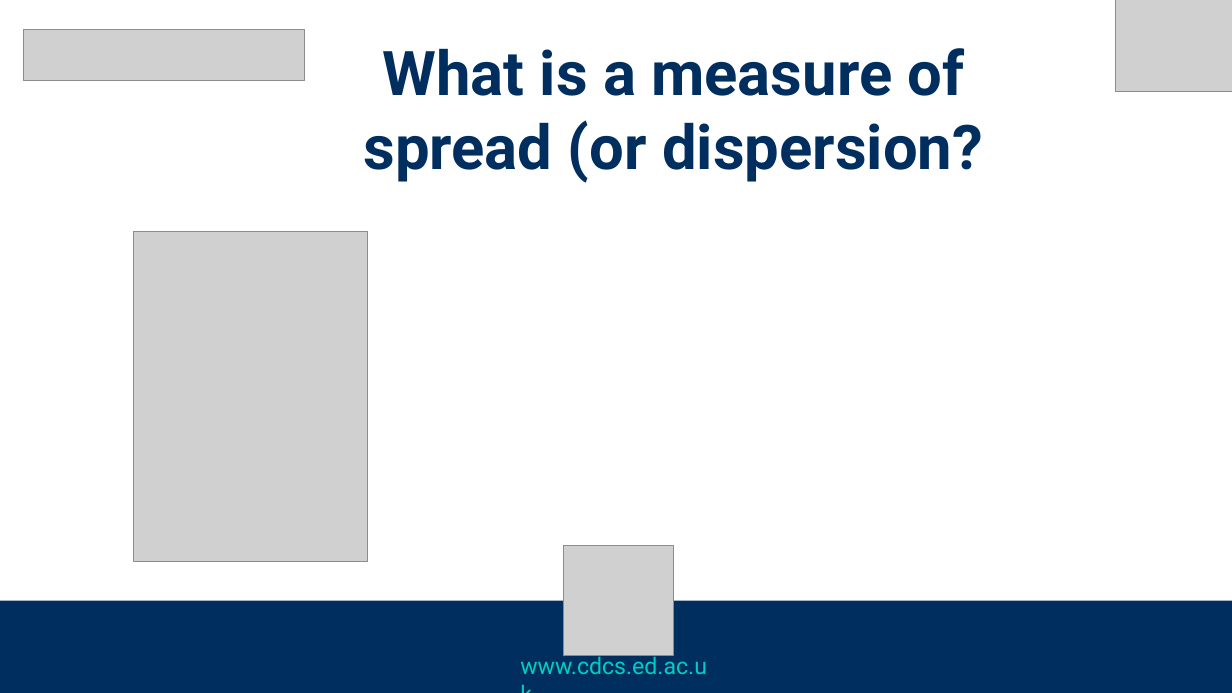
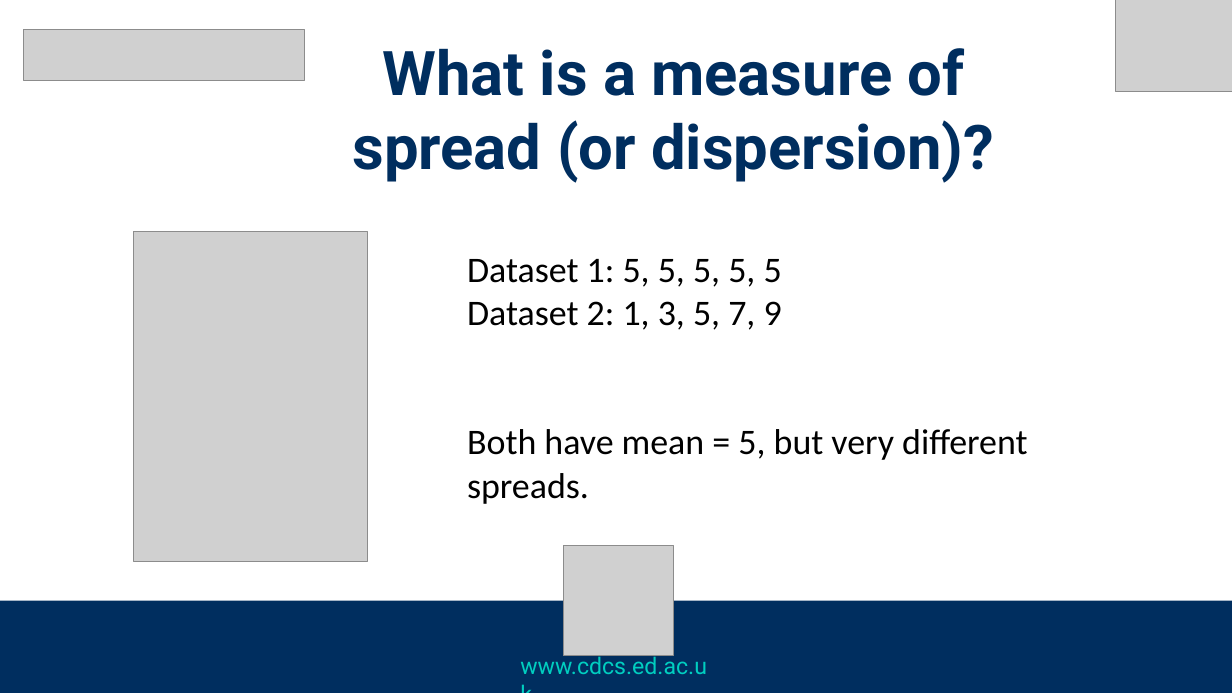
Before and after one commit to DCS-training/IntroToStatistics_2023, a slide deck: slide 10 of Slides_DescriptiveStatistics.pptx (slide 9 before the commit). Drawn at 1232x693 pixels with LibreOffice and Linux fonts; fonts in the diff are those of the drawing; grey boxes stand for pictures. Boxes give left, top, right and bottom in pixels: in the first picture for what was removed or moved away, otherwise in the second. Text is boxed around its words. In the diff, an @@ line names an element or a change of style, - is before the commit and + after.

```diff
--- a/Slides_DescriptiveStatistics.pptx
+++ b/Slides_DescriptiveStatistics.pptx
@@ text at (353, 48, 994, 183): text changed @@
-What is a measure of spread (or dispersion?
+What is a measure of spread (or dispersion)?
@@ text added at (467, 259, 1027, 504), 28 pt, text #000000 @@
+Dataset 1: 5, 5, 5, 5, 5
+Dataset 2: 1, 3, 5, 7, 9
+Both have mean = 5, but very different spreads.
```
Also in this commit, not shown: 2 other slides changed, 2 slides added, 7 other files.
